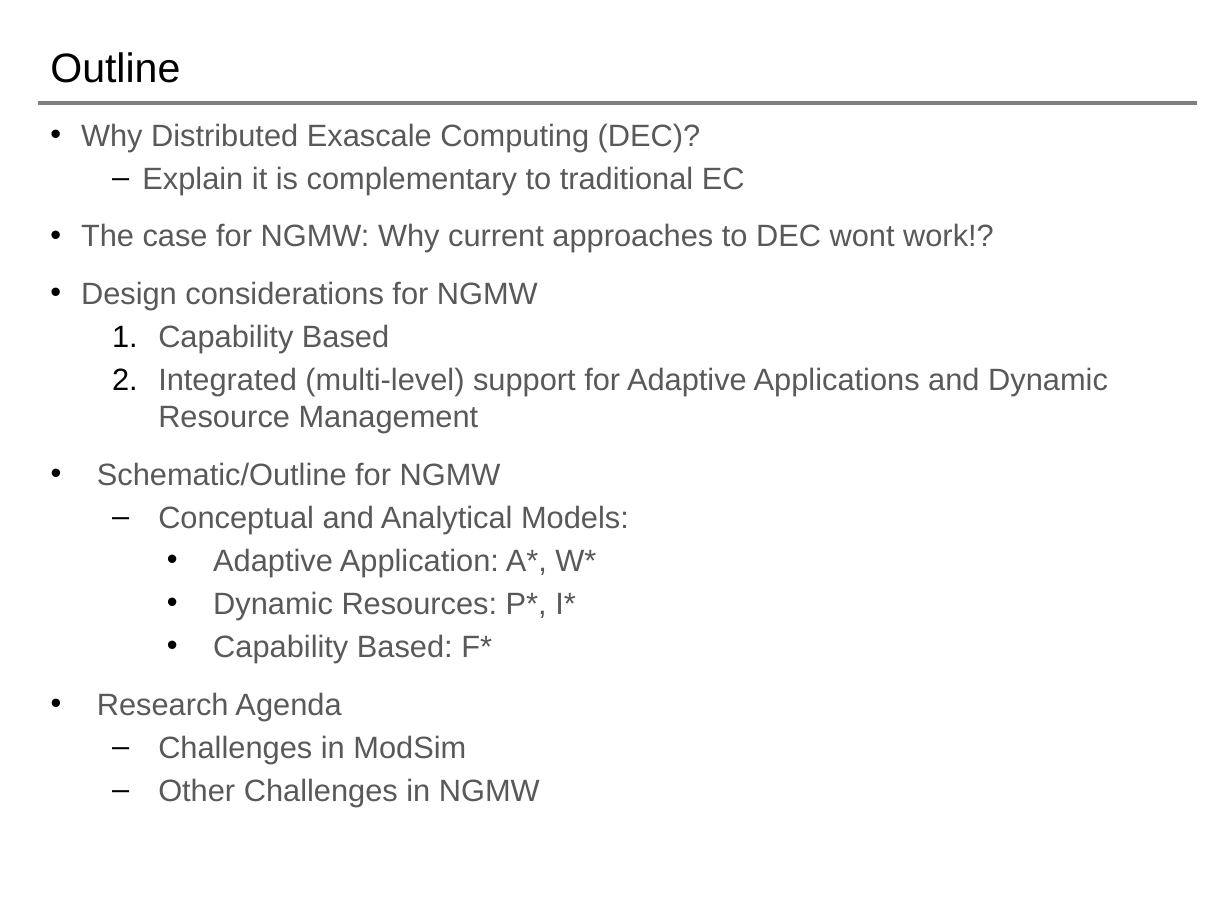
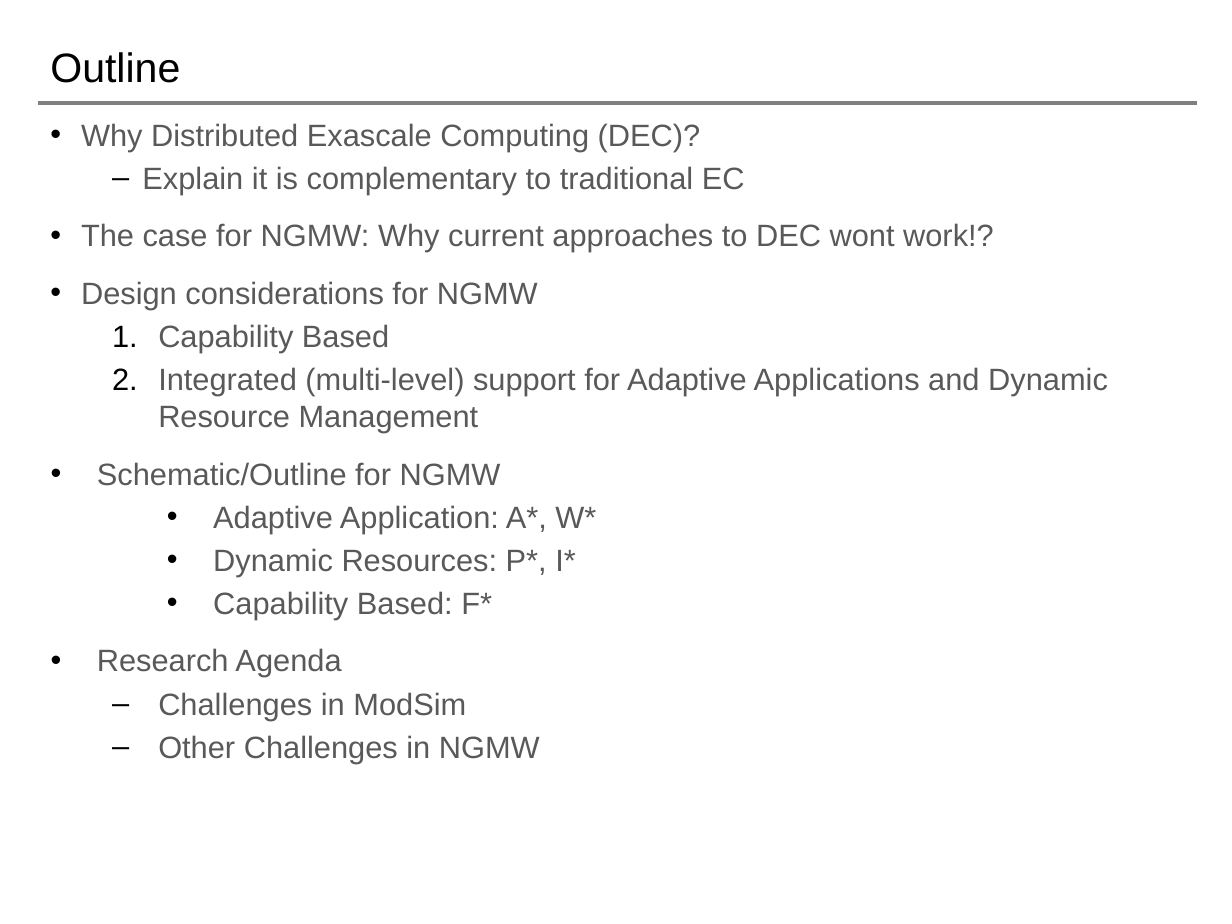
Before and after one commit to saga-project/NGMW, a slide deck: slide 2 of presentations/radical-modsim.pptx. Drawn at 1232x924 pixels with LibreOffice and Linux fonts; fonts in the diff are those of the drawing; background and template pictures are left out. Boxes give left, top, right and bottom in pixels: in the first picture for what was removed or moved away, otherwise in the second. Text is boxed around its words. In the diff, an @@ line names an element or a change of style, - is before the commit and + after.

```diff
--- a/presentations/radical-modsim.pptx
+++ b/presentations/radical-modsim.pptx
@@ text at [158, 505, 629, 533]: paragraph removed @@
-  – Conceptual and Analytical Models:
```
Also in this commit, not shown: 2 other slides changed, 1 slide added, 1 other file.
